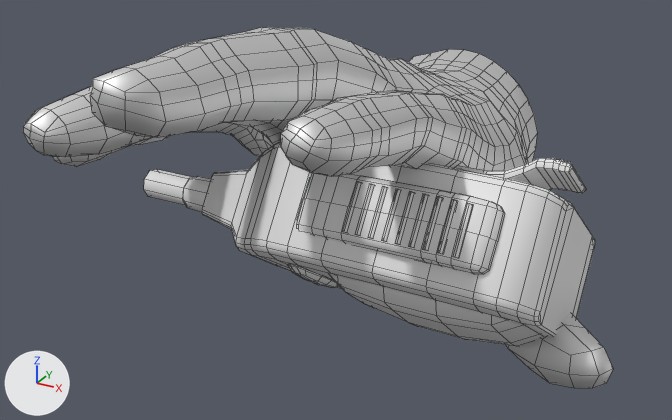
An edit to the FBX model Assets/BasicVRHands/Meshes/src/src_female_hand_low_r_radio.fbx, drawn before and after from the same camera.
Before and after are seen from a camera (50 mm lens) standing at (0.0972, -0.1737, 0.0685) and looking at (-0.0021, 0.0068, -0.0217). Every picture has the same lights, and +X, +Y and +Z are marked at lower left. Mesh edges are drawn as thin lines. Where no turn or scale is listed for an object, it has been applied to the vertices.

The first picture shows 'Radio_Lo', 'female_hand_low_r'.
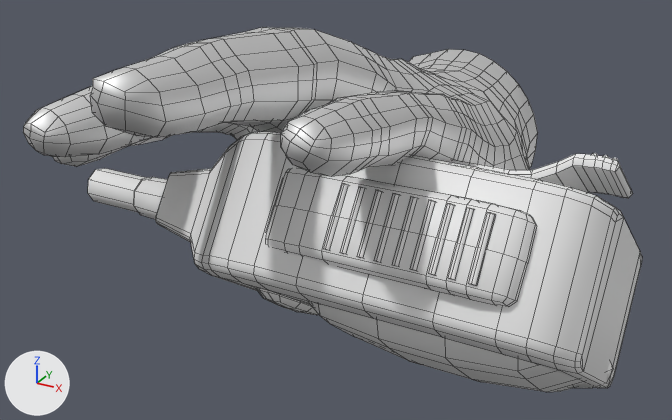
Where the newer file only moved an object's origin or applied its transform, the numbers keep the older frame.

Changed parts and their boxes [x1, y1, x2, y2] in the pictures (672 x 420 px; the box of a moved part takes in the faces that stretch with it):
'Radio_Lo', reshaped, moved, rescaled, turned
    before: [144, 142, 595, 347]
    after: [88, 132, 642, 392]
'Radio_Lo.001', added
    after: [266, 169, 536, 306]
part 1 of me_cube_028, moved or reshaped
    before: [202, 142, 595, 337]
    after: [155, 132, 642, 388]
part 2 of me_cube_028, moved or reshaped
    before: [287, 264, 339, 288]
    after: [256, 288, 318, 315]
part 3 of me_cube_028, moved or reshaped
    before: [455, 158, 586, 193]
    after: [448, 154, 633, 198]
part 4 of me_cube_028, moved or reshaped
    before: [144, 169, 211, 212]
    after: [88, 168, 168, 219]
part 5 of me_cube_028, moved or reshaped
    before: [330, 275, 543, 347]
    after: [309, 302, 584, 392]
part 6 of me_cube_028, deleted
    before: [297, 158, 583, 274]

The change, as a list of edits to the scene's bpy script:
```text
Add mat_radio:
    mat_radio = principled_material('Radio')
    mat_radio.base_color = (0.8, 0.8, 0.8)  # white #e7e7e7
Change me_cube_028:
    used by ob_radio_lo; location = (0.0, -0.0024, -0.0209); rotation_euler = (1.571, 0.0, 0.0), in degrees (90, 0, 0); scale = (0.01, 0.01, 0.01)
    remove me_cube_028.from_pydata(...)  # 872 vertices, 780 faces; spans x -5.06..5.73, y -2.54..2.56, z -2.97..2.98
    add me_cube_028.from_pydata(...)  # 665 vertices, 618 faces; spans x -0.05..0.06, y -0.03..0.03, z -0.03..0.03
    me_cube_028 part 1: the loose piece of 256 vertices spanning x -3.08..5.73, y -2.54..2.56, z -2.97..2.95 is turned 90 degrees about the x axis through the mesh origin and scaled by 0.01, in mat_radio (white #e7e7e7)
    me_cube_028 part 2: the loose piece of 48 vertices spanning x 0.11..0.69, y -1.49..-0.02, z 0.12..2.21 is scaled about its middle by (0.01, -0.014, 0.00693), then moved by (-0.4, 0.74, -1.17), in mat_radio (white #e7e7e7)
    me_cube_028 part 3: the loose piece of 88 vertices spanning x 1.0..5.45, y 0.75..2.28, z -1.94..-0.18 is scaled about its middle by (0.01, -0.0111, 0.0064), then moved by (-3.2, -1.5, 1.07), in mat_radio (white #e7e7e7)
    me_cube_028 part 4: the loose piece of 32 vertices spanning x -5.06..-3.01, y -0.44..0.44, z -0.44..0.44 is turned 90 degrees about the x axis through the mesh origin and scaled by 0.01, in mat_radio (white #e7e7e7)
    me_cube_028 part 5: the loose piece of 48 vertices spanning x 0.95..5.55, y -2.5..0.23, z -1.32..2.42 is scaled about its middle by (0.01, -0.0136, 0.00676), then moved by (-3.22, 1.13, -0.56), in mat_radio (white #e7e7e7)
    me_cube_028 part 6: 13 loose pieces with 243 vertices, spanning x 0.8..5.37, y 1.0..2.33, z -1.91..2.98, are deleted
    add me_cube_028.materials.append(mat_radio)  # white #e7e7e7
Add me_cube_001:
    me_cube_001.from_pydata(...)  # 207 vertices, 162 faces; spans x 0.0096..0.0588, y -0.0358..-0.0221, z 0.0121..0.028
    me_cube_001.materials.append(mat_radio)  # white #e7e7e7
Change ob_radio_lo:
    ob_radio_lo.rotation_euler: (1.571, 0.0, 0.0) -> (0.0, 0.0, 0.0)  # degrees (90, 0, 0) -> degrees (0, 0, 0)
    ob_radio_lo.location: (0.0, -0.0024, -0.0209) -> (-0.0003, -0.0106, -0.0205)
    ob_radio_lo.scale: (0.01, 0.01, 0.01) -> (1.2, 1.2, 1.2)
Add ob_radio_lo_001:
    ob_radio_lo_001 = bpy.data.objects.new('Radio_Lo.001', me_cube_001)
    ob_radio_lo_001.location = (-0.0003, -0.0106, -0.0205)
```
